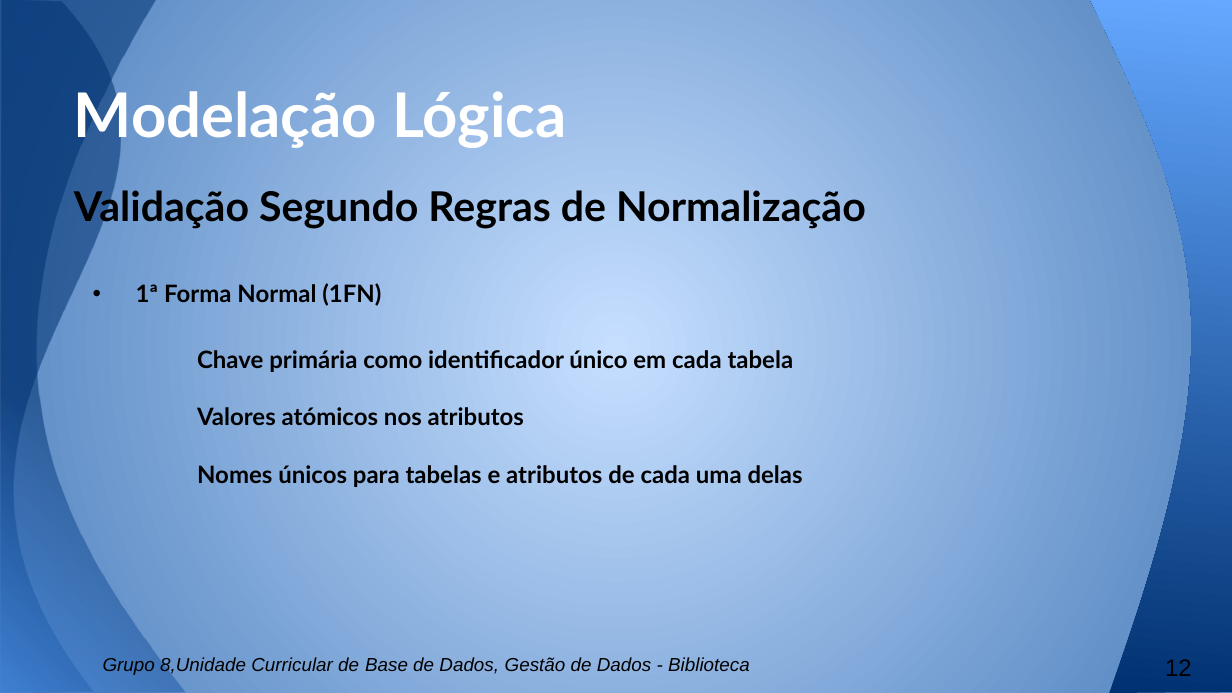
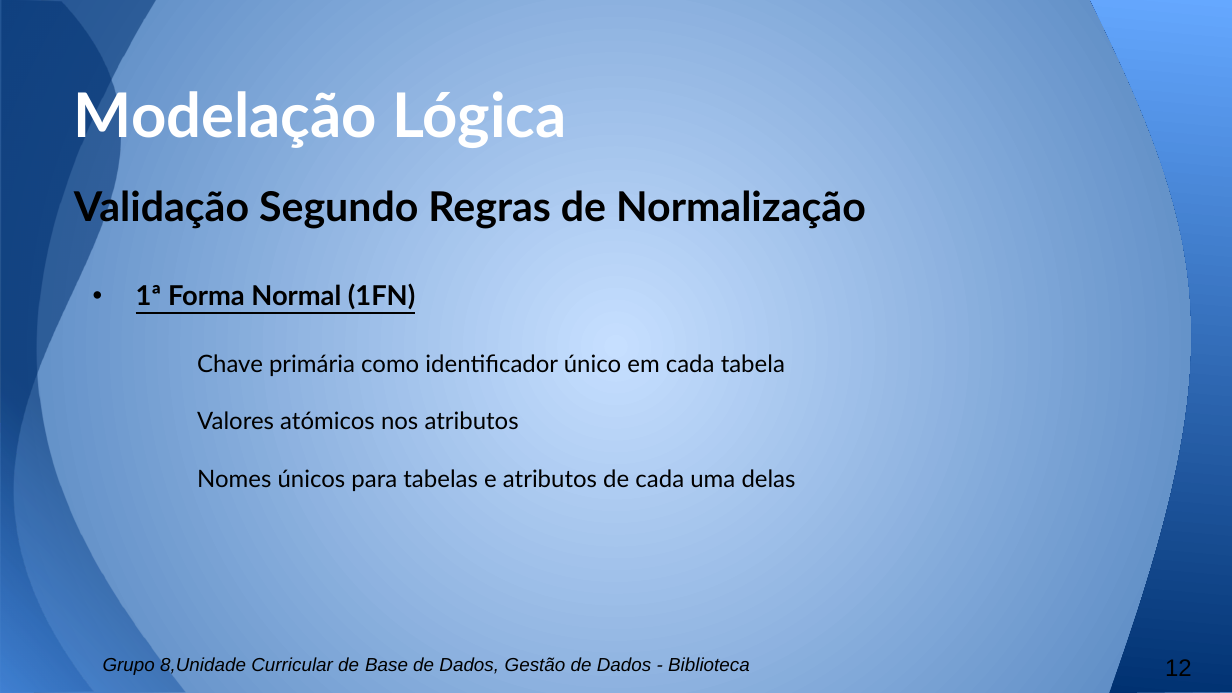
Before and after one commit to b-p3r/BD-1516, a slide deck: slide 12 of Apresentacao/Apresentacao.pptx. Drawn at 1232x693 pixels with LibreOffice and Linux fonts; fonts in the diff are those of the drawing. Boxes give left, top, right and bottom in pixels: in the first picture for what was removed or moved away, otherwise in the second. Text is boxed around its words. In the diff, an @@ line names an element or a change of style, - is before the commit and + after.

```diff
--- a/Apresentacao/Apresentacao.pptx
+++ b/Apresentacao/Apresentacao.pptx
@@ text at [136,283,796,491]: size 14 to 16 pt, underline on in "1ª Forma Normal (1FN)"; bold off in "Chave primária como identificador único em cada ...", "Valores atómicos nos atributos", "Nomes únicos para tabelas e atributos de ..." @@
```
Also in this commit, not shown: 9 other slides changed.
